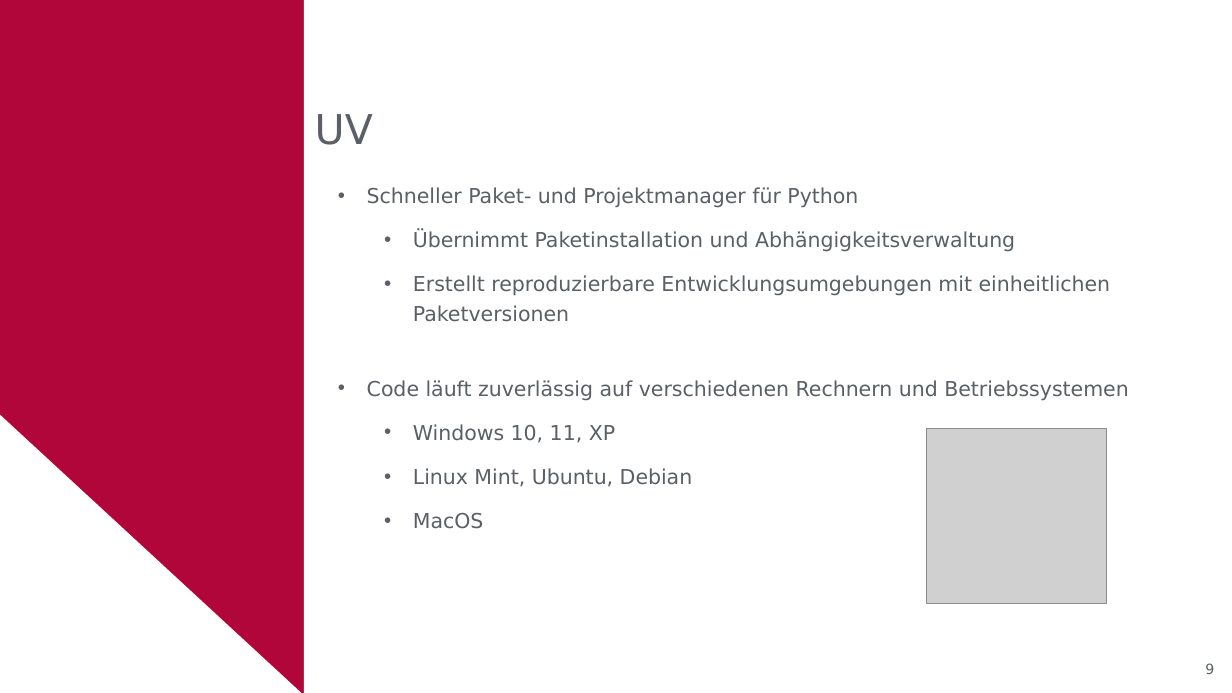
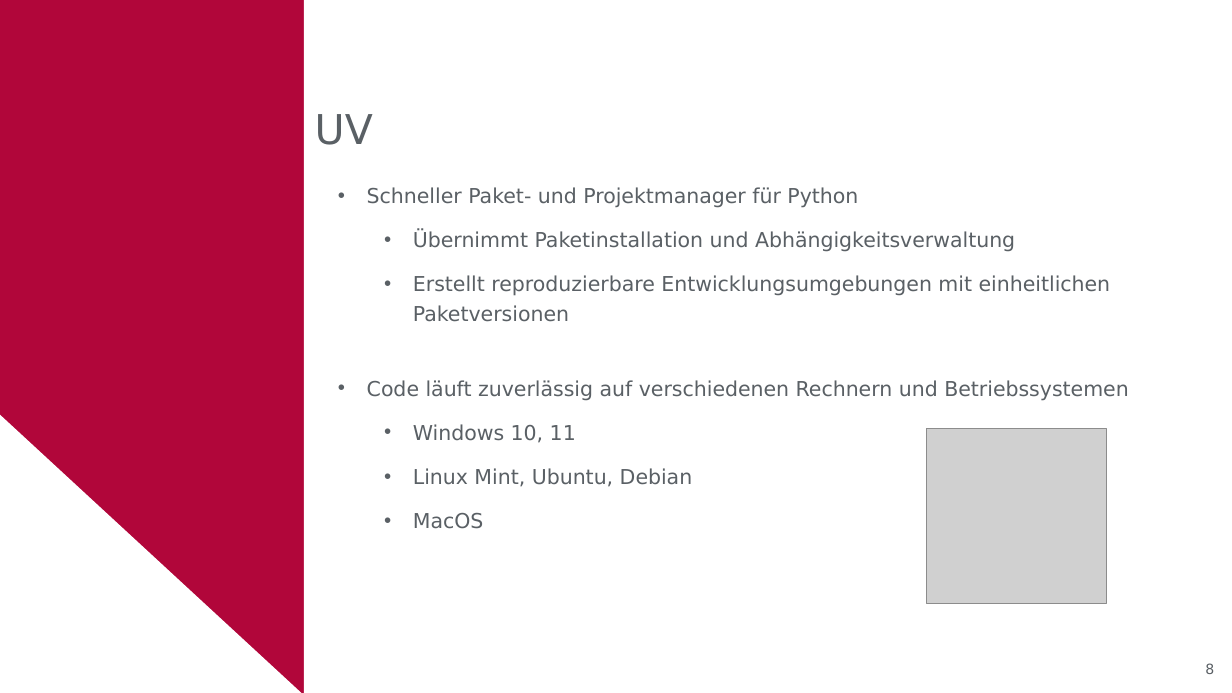
Before and after one commit to aihpi/workshop-getting-started, a slide deck: slide 8 of 03_workshop/slides/slides_german.pptx (slide 9 before the commit). Drawn at 1232x693 pixels with LibreOffice and Linux fonts; fonts in the diff are those of the drawing; grey boxes stand for pictures; background and template pictures are left out. Boxes give left, top, right and bottom in pixels: in the first picture for what was removed or moved away, otherwise in the second. Text is boxed around its words. In the diff, an @@ line names an element or a change of style, - is before the commit and + after.

```diff
--- a/03_workshop/slides/slides_german.pptx
+++ b/03_workshop/slides/slides_german.pptx
@@ text at box(413, 424, 576, 443): text changed @@
-  • Windows 10, 11, XP
+  • Windows 10, 11
@@ page number at box(1205, 663, 1214, 674): text changed @@
-9
+8
```
Also in this commit, not shown: 1 other slide changed, 2 slides added, 22 other files.
